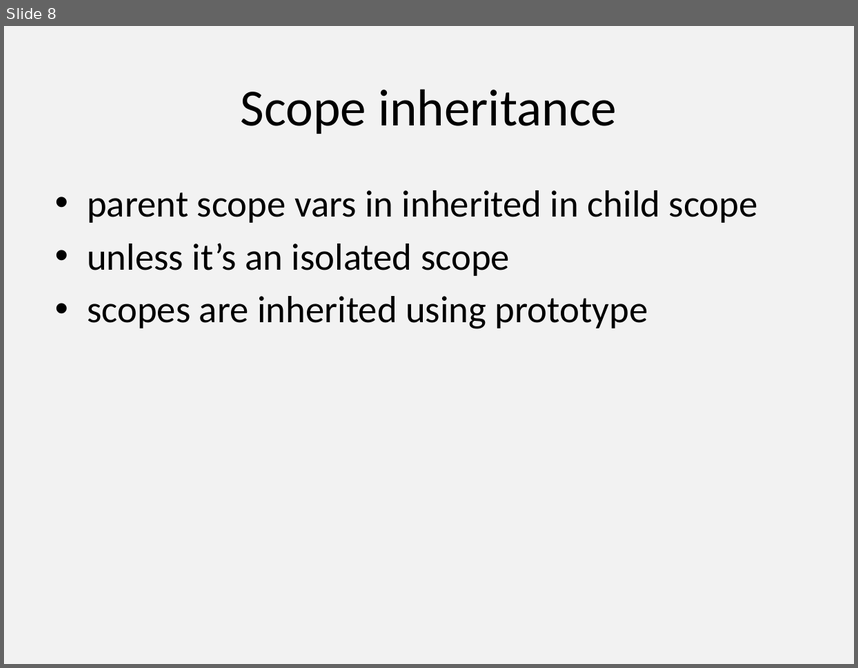
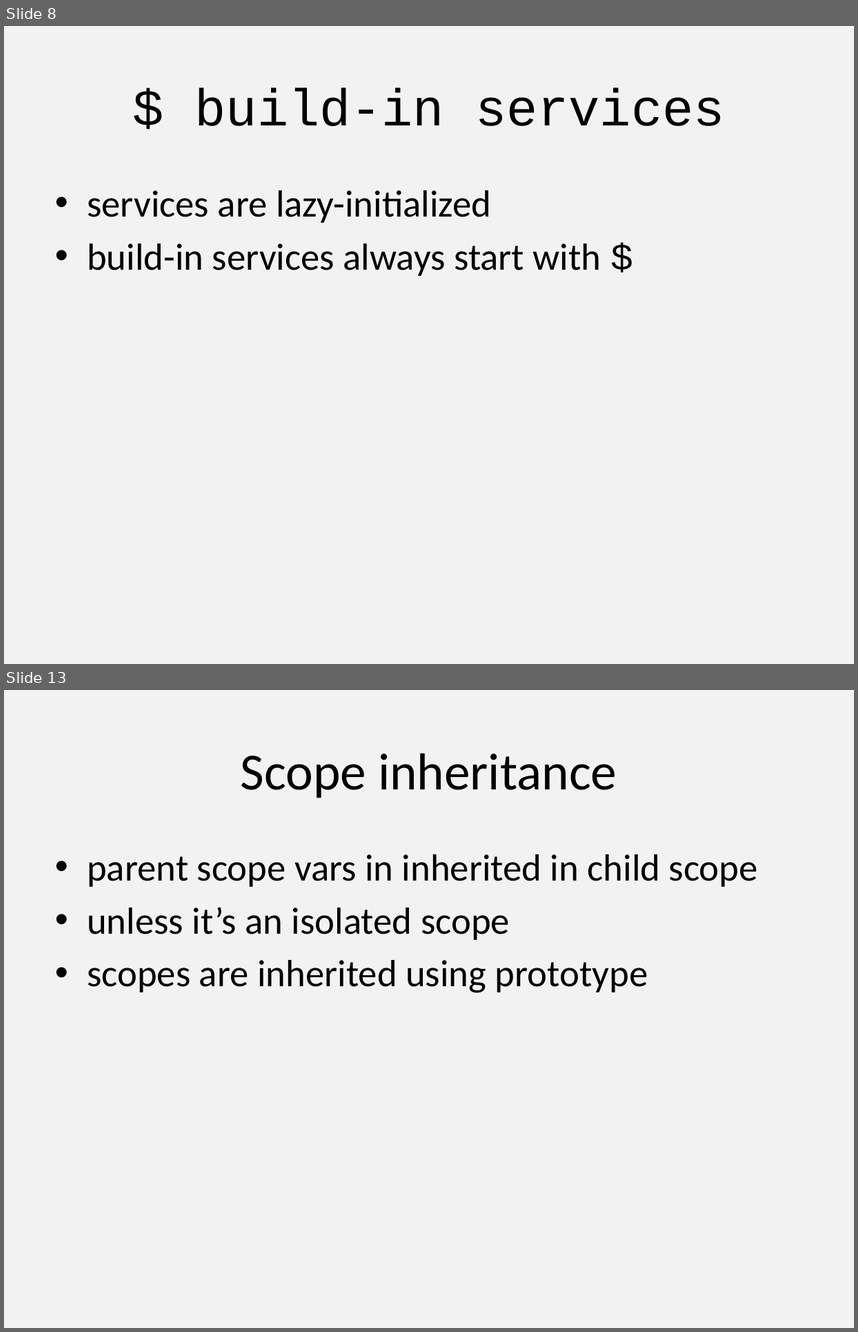
Before and after one commit to alexeymatveevp/angularjs-course, a slide deck: docs/01.pptx. Shown one above the other, each under a label of ours: slide 8 before the commit, slides 8 and 13 after it; the slides between them are not shown. The pictures are 858x668 and 858x1332 pixels, drawn with LibreOffice and Linux fonts; fonts in the diff are those of the drawing. Boxes give left, top, right and bottom in pixels: in the first picture for what was removed or moved away, otherwise in the second. Text is boxed around its words. In the diff, an @@ line names an element or a change of style, - is before the commit and + after.

```diff
--- a/docs/01.pptx
+++ b/docs/01.pptx
@@ slide 8 added at (4, 26, 854, 664), background #F2F2F2 @@
@@ title added at (195, 87, 724, 126), 44 pt, text #000000 @@
+$ build-in services
@@ text added at (87, 190, 602, 276), 32 pt, text #000000 @@
+• services are lazy-initialized
+• build-in services always start with $
@@ what was slide 8 is now slide 13 @@
```
Also in this commit, not shown: 8 slides changed, 4 other slides added, 13 other files.
